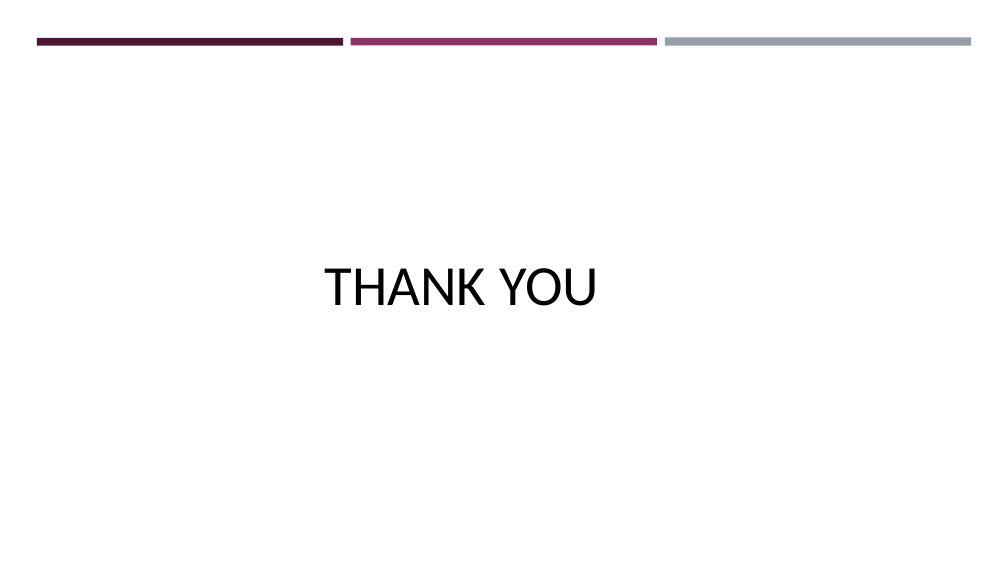
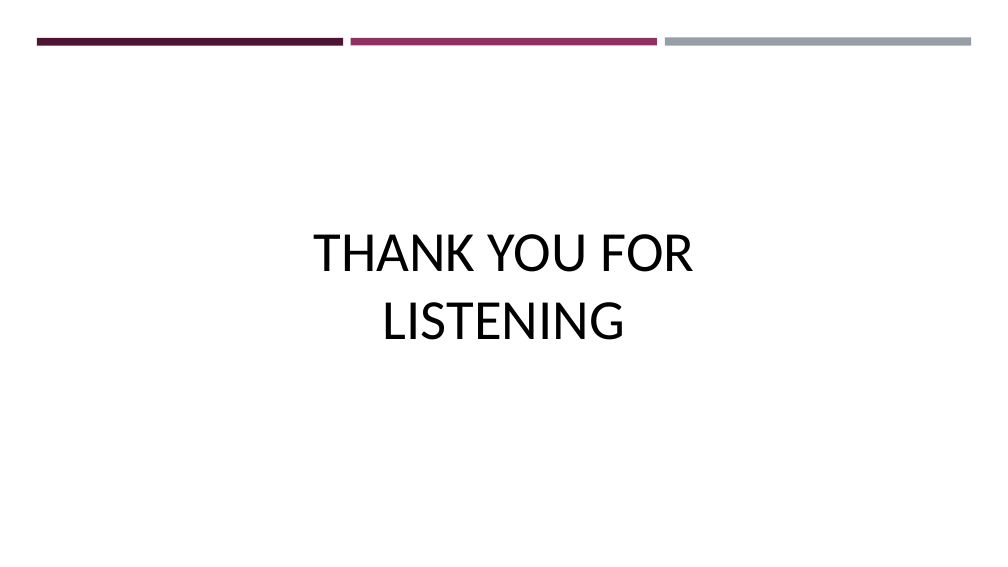
Before and after one commit to NgThanhNhanf/machine_learning, a slide deck: slide 31 of code/practice/lab04/EDA_Bao_cao.pptx (slide 18 before the commit). Drawn at 1008x567 pixels with LibreOffice and Linux fonts; fonts in the diff are those of the drawing. Boxes give left, top, right and bottom in pixels: in the first picture for what was removed or moved away, otherwise in the second. Text is boxed around its words. In the diff, an @@ line names an element or a change of style, - is before the commit and + after.

```diff
--- a/code/practice/lab04/EDA_Bao_cao.pptx
+++ b/code/practice/lab04/EDA_Bao_cao.pptx
@@ text at (313,234,694,340): text changed @@
-THANK YOU
+THANK YOU FOR LISTENING
```
Also in this commit, not shown: 5 other slides changed, 14 slides added, 1 slide removed, 22 other files.
